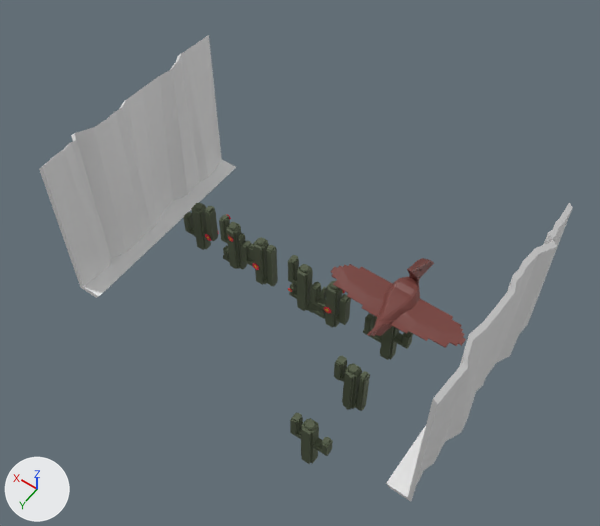
Renders of the Blender file Assets/Models/Obstacles.blend from each side of a commit.
Camera for both pictures: a camera (50 mm lens) standing at (-9.5, 21.1, 36.6) and looking at (5.1, 0.6, 4.4). Every picture has the same lights, and +X, +Y and +Z are marked at lower left.

Names of what the first picture shows: 'Bird', 'Cactus', 'Cactus 2', 'Cactus 3', 'Cactus.001', 'Cactus.002', 'Wall', 'Wall2'.
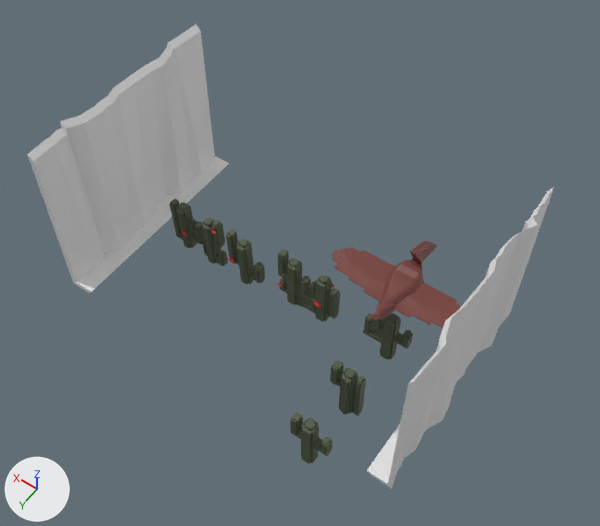
Where the newer file only moved an object's origin or applied its transform, the numbers keep the older frame.

Changed parts and their boxes (x1, y1, x2, y2) in the pictures (600 x 526 px):
'Wall2', reshaped, moved, turned, rescaled: before (39, 35, 236, 298); after (27, 24, 229, 293)
'Wall', reshaped, moved, turned, rescaled: before (386, 202, 573, 501); after (367, 187, 554, 489)
'Bird', moved: before (331, 258, 466, 348); after (332, 241, 461, 328)
'Cactus 3', reshaped: before (183, 203, 278, 287); after (169, 199, 265, 284)
'Cactus 2', mesh moved: before (288, 255, 351, 328); after (278, 249, 340, 322)
'Cactus.001', mesh moved: before (334, 356, 370, 411); after (330, 360, 366, 416)

Diff of the bpy script that builds the scene:
```diff
--- a/Assets/Models/Obstacles.blend.py
+++ b/Assets/Models/Obstacles.blend.py
@@ me_cactus_2 @@
 me_cactus_2.from_pydata(...)  # 1602 vertices, 1589 faces; spans x -3.64..3.53, y -0.77..0.79, z 0.0..7.13
 # used by ob_cactus_2; location = (4.36, 0.0, 0.0); scale = (0.5, 0.5, 0.5)
+# me_cactus_2 part 1: the whole mesh is moved by (1.29, 0.0, 0.0)
 me_cactus_2.materials.append(mat_cactus)
@@ me_cactus_001 @@
 me_cactus_001.from_pydata(...)  # 386 vertices, 384 faces; spans x -1.53..1.78, y -0.66..0.81, z 0.0..6.77
 # used by ob_cactus_001; location = (0.0, 3.48, 0.0); scale = (0.5, 0.5, 0.5)
+# me_cactus_001 part 2: the whole mesh is moved by (0.0, 0.62, 0.0)
 me_cactus_001.materials.append(mat_cactus)
@@ me_cactus_3 @@
 me_cactus_3.from_pydata(...)  # 2162 vertices, 2138 faces; spans x -27.8..25.1, y -1.0..30.6, z -12.3..4.3
 # used by ob_cactus_3; location = (10.11, 0.18, 0.02); rotation_euler = (1.612, -0.034, 3.007), in degrees (92, -1.9, 172); scale = (0.117, 0.117, 0.0862)
+# me_cactus_3 part 3: the whole mesh is multiplied about its middle by the matrix ((-0.997, 0.076, 0.017), (0.075, 0.996, -0.031), (-0.035, -0.055, -0.999)), then moved by (-3.6, 0.0, 6.4)
 me_cactus_3.materials.append(mat_cactus)
@@ me_wall @@
 # used by ob_wall; location = (-4.8, 0.0, 4.74); rotation_euler = (0.0, 1.571, 0.0), in degrees (0, 90, 0); scale = (6.0, 6.0, 6.0)
-me_wall.from_pydata(...)  # 120 vertices, 118 faces; spans x -0.75..0.83, y -1.0..1.0, z -0.1..0.19
+me_wall.from_pydata(...)  # 120 vertices, 118 faces; spans x -0.59..1.18, y -6.01..6.0, z -0.23..9.69
+# me_wall part 4: 120 of 120 vertices moved; they spanned x -0.75..0.83, y -1.0..1.0, z -0.1..0.19 and now span x -0.59..1.18, y -6.01..6.0, z -0.23..9.69; mean shift (0.04, -0.05, 3.03); largest move (-0.71, -1.0, -0.04) -> (-0.2, -6.01, 9.69)
@@ me_wall2 @@
 # used by ob_wall2; location = (15.74, 0.0, 4.74); rotation_euler = (-3.142, 1.571, 0.0), in degrees (-180, 90, 0); scale = (6.0, 6.0, 6.0)
-me_wall2.from_pydata(...)  # 120 vertices, 118 faces; spans x -0.75..0.84, y -1.0..1.0, z -0.11..0.19
+me_wall2.from_pydata(...)  # 120 vertices, 118 faces; spans x -1.12..0.7, y -6.0..6.01, z -0.31..9.56
+# me_wall2 part 5: 120 of 120 vertices moved; they spanned x -0.75..0.84, y -1.0..1.0, z -0.11..0.19 and now span x -1.12..0.7, y -6.0..6.01, z -0.31..9.56; mean shift (-0.56, 0.08, 2.98); largest move (-0.7, -1.0, -0.05) -> (0.31, 6.01, 9.56)
@@ ob_bird @@
 ob_bird = bpy.data.objects.new('Bird', me_bird)
-ob_bird.location = (0.0, 0.0, 4.15)
+ob_bird.location = (0.0, 0.0, 5.51)
@@ ob_wall @@
 ob_wall = bpy.data.objects.new('Wall', me_wall)
-ob_wall.location = (-4.8, 0.0, 4.74)
-ob_wall.rotation_euler = (0.0, 1.571, 0.0)  # degrees (0, 90, 0)
-ob_wall.scale = (6.0, 6.0, 6.0)
+ob_wall.location = (-3.76, 0.0, 0.0)
@@ ob_wall2 @@
 ob_wall2 = bpy.data.objects.new('Wall2', me_wall2)
-ob_wall2.location = (15.74, 0.0, 4.74)
-ob_wall2.rotation_euler = (-3.142, 1.571, 0.0)  # degrees (-180, 90, 0)
-ob_wall2.scale = (6.0, 6.0, 6.0)
+ob_wall2.location = (16.26, 0.0, 0.0)
```
